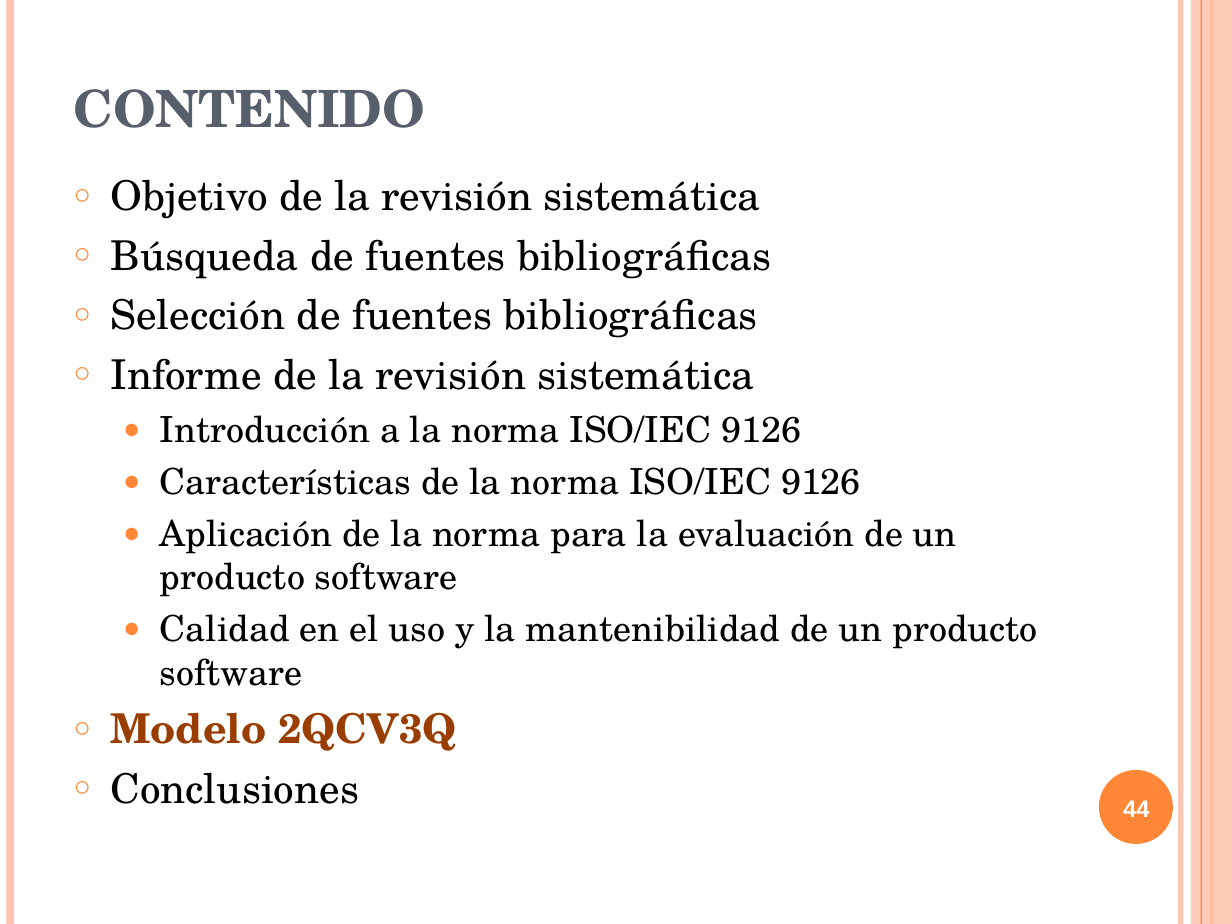
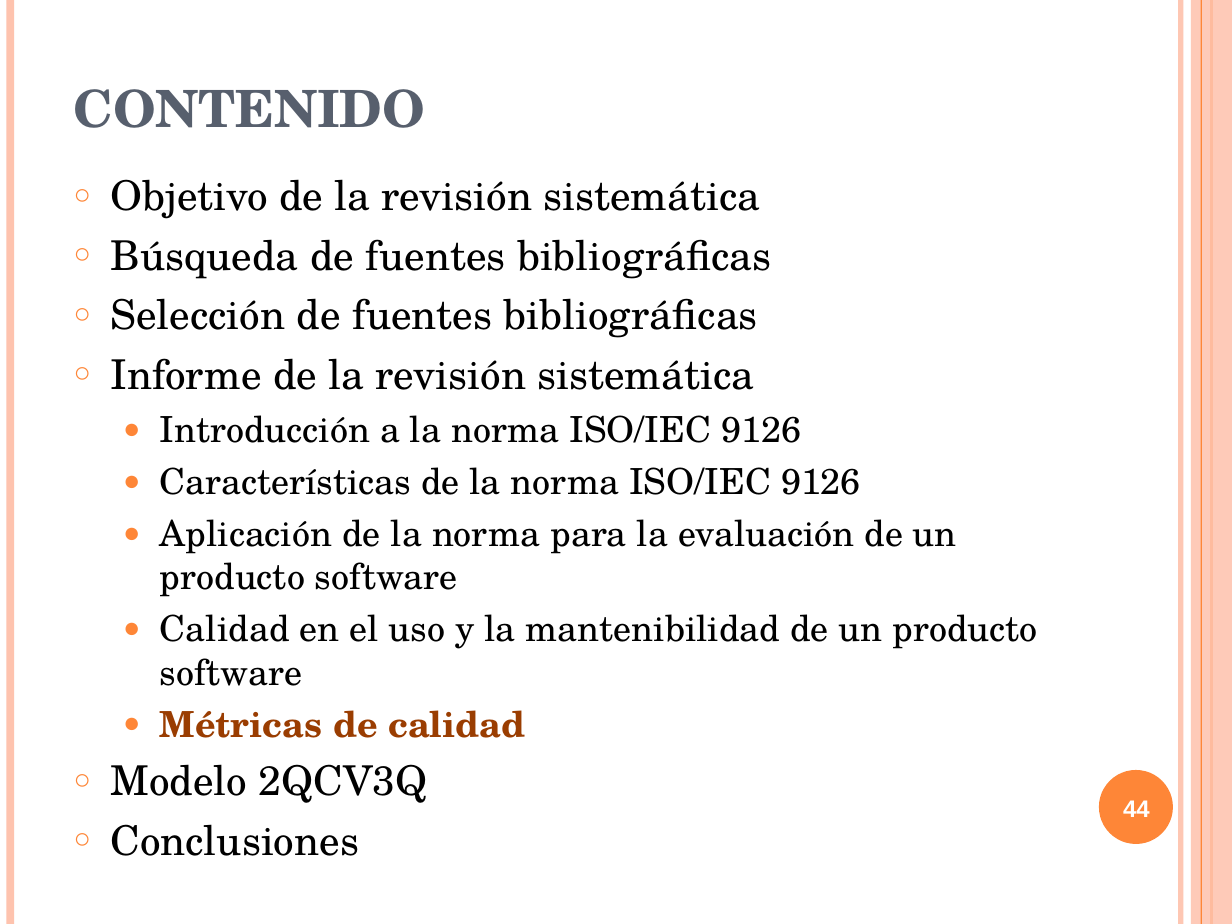
Before and after one commit to txedo/isi-auditoria, a slide deck: slide 44 of calidad/Trabajo/presentacion/presentacionCalidad.ppt. Drawn at 1232x924 pixels with LibreOffice and Linux fonts; fonts in the diff are those of the drawing. Boxes give left, top, right and bottom in pixels: in the first picture for what was removed or moved away, otherwise in the second. Text is boxed around its words. In the diff, an @@ line names an element or a change of style, - is before the commit and + after.

```diff
--- a/calidad/Trabajo/presentacion/presentacionCalidad.ppt
+++ b/calidad/Trabajo/presentacion/presentacionCalidad.ppt
@@ text at bbox=[160, 710, 526, 738]: paragraph added @@
+  ● Métricas de calidad
@@ text at bbox=[110, 764, 428, 803]: text colour #9A3D01 to #000000, bold off in "Modelo 2QCV3Q" @@
```
Also in this commit, not shown: 8 other slides changed, 21 slides added, 1 other file.
